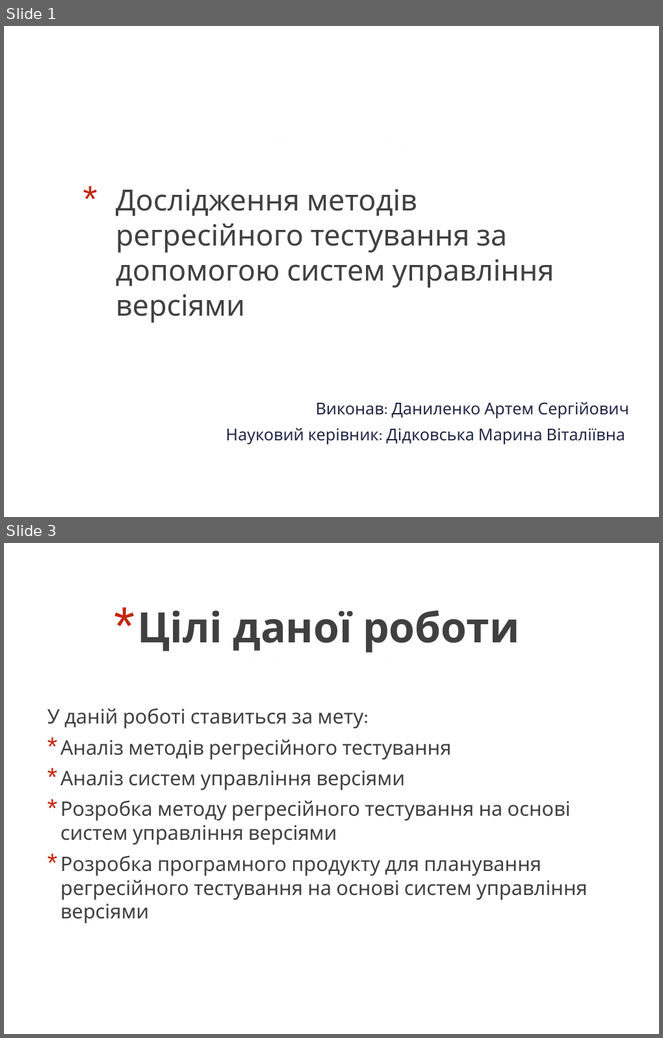
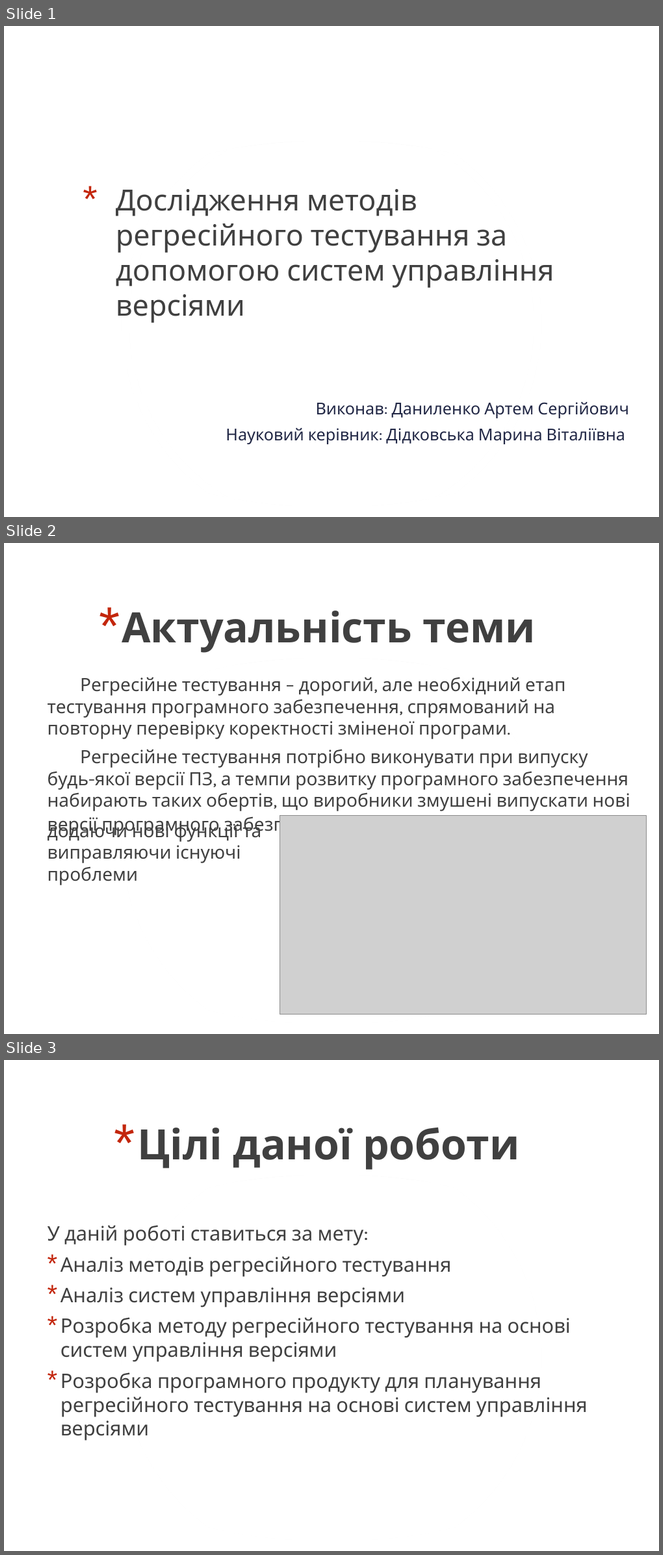
Before and after one commit to asdanilenk/Bakalavr, a slide deck: Diplom.pptx. Shown one above the other, each under a label of ours: slides 1 and 3 before the commit, slides 1, 2 and 3 after it; the slides between them are not shown. The pictures are 663x1038 and 663x1555 pixels, drawn with LibreOffice and Linux fonts; fonts in the diff are those of the drawing; grey boxes stand for pictures. Boxes give left, top, right and bottom in pixels: in the first picture for what was removed or moved away, otherwise in the second. Text is boxed around its words. In the diff, an @@ line names an element or a change of style, - is before the commit and + after.

```diff
--- a/Diplom.pptx
+++ b/Diplom.pptx
@@ slide 2 added at (4,543,659,1034), background #FFFFFF; not listed: 4 template elements that a slide beside it also shows @@
@@ title added at (122,611,536,653), 46 pt, text gradient #000000 to #404040 to #212745, bold @@
+* Актуальність теми
@@ text added at (48,677,631,835), 20 pt, text #404040 @@
+Регресійне тестування – дорогий, але необхідний етап тестування програмного забезпечення, спрямований на повторну перевірку коректності зміненої програми.
+Регресійне тестування потрібно виконувати при випуску будь-якої версії ПЗ, а темпи розвитку програмного забезпечення набирають таких обертів, що виробники змушені випускати нові версії програмного забезпечення все частіше і частіше
@@ picture added at (280,815,646,1015) @@
@@ text added at (48,820,261,886), 20 pt, text #404040 @@
+додаючи нові функції та виправляючи існуючі проблеми
```
Also in this commit, not shown: 4 slides changed, 6 other slides added, 3 slides removed, 12 other files.
